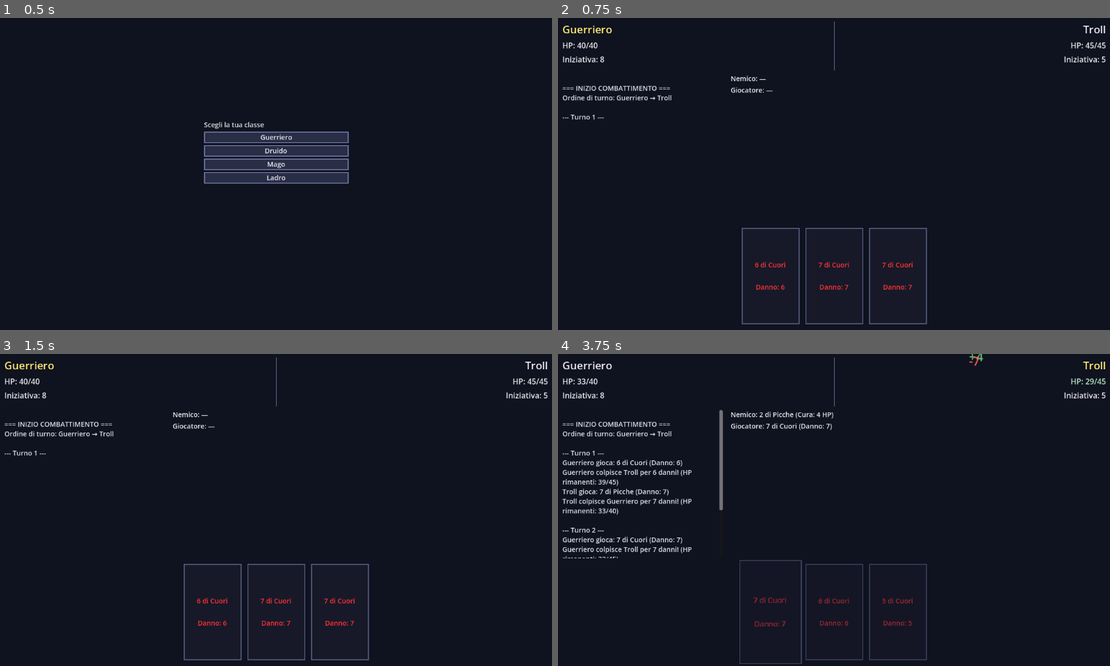
Above: before the commit, frames 1-4 (two rows, left to right).
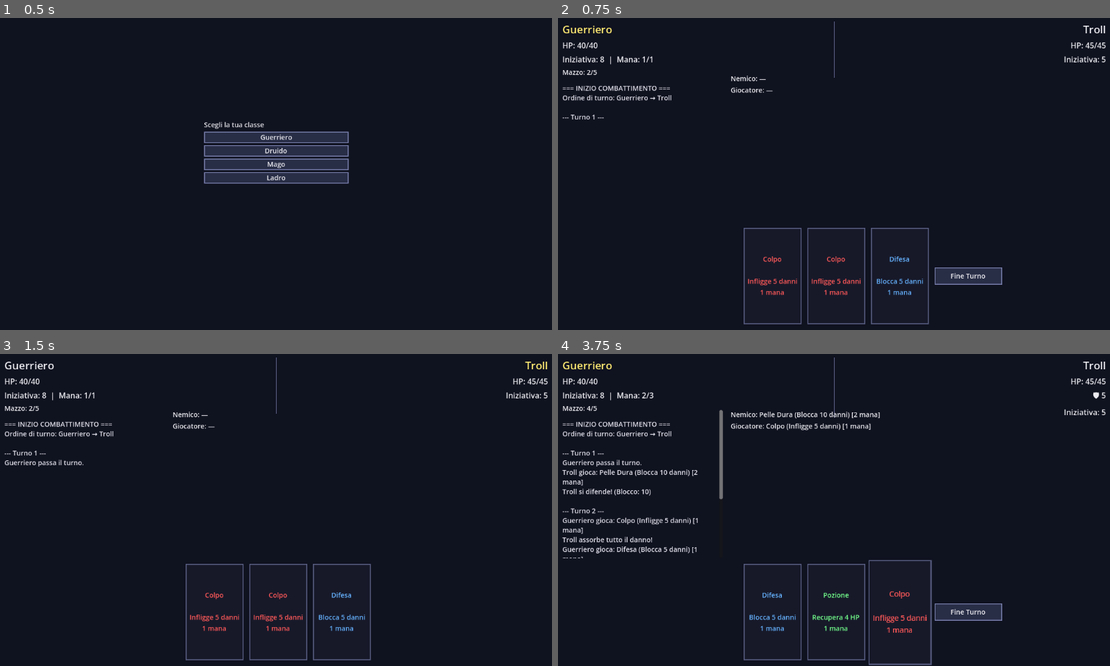
Above: after the commit, the same moments.

Repository: Dreeko1/Card-Game-GD
Game: Godot game, scene res://scenes/main.tscn
Same seed, same stepped clock (60 frames per second), same inputs: the game is played once before the commit and once after it.
Inputs (mouse positions are in pixels of both pictures, inside the frame that each line leads up to):
- Up to frame 1 (0.5 s): no input
- Up to frame 2 (0.75 s): click "Guerriero" at 0.5 s
- Up to frame 3 (1.5 s): click (408, 612) at 1.25 s, where only the run after the commit has a clickable "Fine Turno"
- Up to frame 4 (3.75 s): move the mouse to (773, 612) at 2.02 s; click (773, 612) at 2.17 s; tap Enter at 2.75 s; move the mouse to (834, 612) at 2.77 s; click (834, 612) at 2.92 s; tap Space at 3.5 s; move the mouse to (773, 612) at 3.52 s; click (773, 612) at 3.67 s

Frame 1 is identical in both runs. In frame 2, 2.5% of the frame differs, in the area x 0-81%, y 12-99%; in frame 3, 2.1%; in frame 4, 5.4%, in the area x 0-100%, y 0-100%.

Commit message:
mana system, ui fix, card remake

Diff:
--- a/scenes/main.tscn
+++ b/scenes/main.tscn
@@ -71,6 +71,12 @@
 theme_override_font_sizes/font_size = 16
 text = "HP: —"
 
+[node name="player_block" type="Label" parent="GameUI/StatsBar/PlayerStats" unique_id=333333333]
+visible = false
+layout_mode = 2
+theme_override_font_sizes/font_size = 16
+text = "🛡 0"
+
 [node name="player_initiative" type="Label" parent="GameUI/StatsBar/PlayerStats" unique_id=223508358]
 layout_mode = 2
 theme_override_font_sizes/font_size = 16
@@ -94,6 +100,13 @@
 layout_mode = 2
 theme_override_font_sizes/font_size = 16
 text = "HP: —"
+horizontal_alignment = 2
+
+[node name="enemy_block" type="Label" parent="GameUI/StatsBar/EnemyStats" unique_id=444444444]
+visible = false
+layout_mode = 2
+theme_override_font_sizes/font_size = 16
+text = "🛡 0"
 horizontal_alignment = 2
 
 [node name="enemy_initiative" type="Label" parent="GameUI/StatsBar/EnemyStats" unique_id=667944792]
@@ -135,16 +148,16 @@
 [node name="PlayerHand" type="HBoxContainer" parent="GameUI" unique_id=323598358]
 custom_minimum_size = Vector2(0, 200)
 layout_mode = 0
+anchor_left = 0.33
 anchor_top = 1.0
 anchor_right = 1.0
 anchor_bottom = 1.0
-offset_left = 12.0
+offset_left = 8.0
 offset_top = -212.0
 offset_right = -12.0
 offset_bottom = -12.0
 grow_horizontal = 2
 grow_vertical = 0
-alignment = 1
 theme_override_constants/separation = 12
 
 [node name="GameOverOverlay" type="ColorRect" parent="GameUI" unique_id=434707469]
@@ -153,8 +166,9 @@
 anchors_preset = 15
 anchor_right = 1.0
 anchor_bottom = 1.0
+grow_horizontal = 2
+grow_vertical = 2
 color = Color(0, 0, 0, 0.65)
-mouse_filter = 0
 
 [node name="Panel" type="PanelContainer" parent="GameUI/GameOverOverlay" unique_id=545816580]
 layout_mode = 1
@@ -191,7 +205,6 @@
 [node name="WinnerLabel" type="Label" parent="GameUI/GameOverOverlay/Panel/Margin/VBox" unique_id=989252924]
 layout_mode = 2
 theme_override_font_sizes/font_size = 18
-text = ""
 horizontal_alignment = 1
 autowrap_mode = 2
 
--- a/scripts/card.gd
+++ b/scripts/card.gd
@@ -1,71 +1,41 @@
 class_name Card
 extends RefCounted
 
-enum Suit { CUORI, QUADRI, FIORI, PICCHE }
-
-enum EffectType {
-	NONE,
-	DAMAGE,
+enum Type {
+	ATTACK,
+	BLOCK,
 	HEAL,
 	BUFF,
 	DEBUFF
 }
 
-const SUIT_NAMES := {
-	Suit.CUORI: "Cuori",
-	Suit.QUADRI: "Quadri",
-	Suit.FIORI: "Fiori",
-	Suit.PICCHE: "Picche",
-}
-
-const VALUE_NAMES := {
-	1: "Asso", 11: "Fante", 12: "Regina", 13: "Re"
-}
+enum BuffStat { ATTACK, HEAL }
 
 var card_name: String
+var description: String
+var type: Type
 var value: int
-var suit: Suit
-var effect_type: EffectType = EffectType.NONE
-var effect_value: int = 0
-var effect_stat: String = ""
+var mana_cost: int
+var duration: int = 1
 
 
-func _init(p_value: int, p_suit: Suit) -> void:
+func _init(p_name: String, p_type: Type, p_value: int, p_cost: int) -> void:
+	card_name = p_name
+	type = p_type
 	value = p_value
-	suit = p_suit
-	card_name = "%s di %s" % [_value_label(), SUIT_NAMES[suit]]
-	_assign_effect()
+	mana_cost = p_cost
+	description = _build_description()
 
 
-func _assign_effect() -> void:
-	if value <= 3:
-		effect_type = EffectType.HEAL
-		effect_value = value * 2
-	elif value <= 7:
-		effect_type = EffectType.DAMAGE
-		effect_value = value
-	elif value <= 9:
-		effect_type = EffectType.DEBUFF
-		effect_value = value - 5
-		effect_stat = "initiative"
-	else:
-		effect_type = EffectType.BUFF
-		effect_value = value - 7
-		effect_stat = "initiative"
-
-
-func description() -> String:
-	match effect_type:
-		EffectType.DAMAGE: return "Danno: %d" % effect_value
-		EffectType.HEAL:   return "Cura: %d HP" % effect_value
-		EffectType.BUFF:   return "Buff %s: +%d" % [effect_stat, effect_value]
-		EffectType.DEBUFF: return "Debuff %s: -%d" % [effect_stat, effect_value]
-	return "Nessun effetto"
-
-
-func _value_label() -> String:
-	return VALUE_NAMES.get(value, str(value))
+func _build_description() -> String:
+	match type:
+		Type.ATTACK: return "Infligge %d danni" % value
+		Type.BLOCK:  return "Blocca %d danni" % value
+		Type.HEAL:   return "Recupera %d HP" % value
+		Type.BUFF:   return "+%d danno per 1 turno" % value
+		Type.DEBUFF: return "+%d danno subito per 1 turno" % value
+	return ""
 
 
 func _to_string() -> String:
-	return "%s (%s)" % [card_name, description()]
+	return "%s (%s) [%d mana]" % [card_name, description, mana_cost]
--- a/scripts/card_tile.gd
+++ b/scripts/card_tile.gd
@@ -3,9 +3,6 @@
 signal clicked(card: Card)
 
 @onready var label: Label = $Label
-
-const COLOR_RED   := Color(1.0, 0.2, 0.2)
-const COLOR_WHITE := Color(1.0, 1.0, 1.0)
 
 const HOVER_SCALE    := Vector2(1.08, 1.08)
 const HOVER_DURATION := 0.12
@@ -23,12 +20,20 @@
 
 func setup(p_card: Card) -> void:
 	card = p_card
-	label.text = "%s\n\n%s" % [card.card_name, card.description()]
-	var red_suits := [Card.Suit.CUORI, Card.Suit.QUADRI]
-	var color: Color = COLOR_RED if card.suit in red_suits else COLOR_WHITE
-	label.add_theme_color_override("font_color", color)
+	label.text = "%s\n\n%s\n%d mana" % [card.card_name, card.description, card.mana_cost]
+	label.add_theme_color_override("font_color", _color_for_type(card.type))
 	mouse_filter = Control.MOUSE_FILTER_STOP
 	mouse_default_cursor_shape = Control.CURSOR_POINTING_HAND
+
+
+func _color_for_type(p_type: Card.Type) -> Color:
+	match p_type:
+		Card.Type.ATTACK: return Color(1.0, 0.35, 0.35)
+		Card.Type.BLOCK:  return Color(0.4, 0.7, 1.0)
+		Card.Type.HEAL:   return Color(0.45, 1.0, 0.55)
+		Card.Type.BUFF:   return Color(1.0, 0.92, 0.45)
+		Card.Type.DEBUFF: return Color(0.9, 0.5, 1.0)
+	return Color(1.0, 1.0, 1.0)
 
 
 func set_interactive(value: bool) -> void:
--- a/scripts/character_class.gd
+++ b/scripts/character_class.gd
@@ -39,22 +39,16 @@
 	c.deck_profile = d["deck_profile"]
 	c.deck = _build_deck(c.deck_profile)
 	c.deck.shuffle()
+	c.deck_total = c.deck.remaining()
 	return c
 
-static func _build_deck(profile: String) -> Deck:
+static func _build_deck(_profile: String) -> Deck:
 	var deck := Deck.new()
-	deck.cards.clear()
-	match profile:
-		"tank":
-			_fill(deck, [4,5,6,7,7,8,6,5,4,3], Card.Suit.CUORI)
-		"support":
-			_fill(deck, [1,2,3,8,9,5,6,1,2,9], Card.Suit.QUADRI)
-		"burst":
-			_fill(deck, [6,7,8,9,10,7,8,9,10,6], Card.Suit.FIORI)
-		"agile":
-			_fill(deck, [8,9,10,9,8,5,6,10,9,8], Card.Suit.CUORI)
+	_add(deck, "Colpo",   Card.Type.ATTACK, 5, 1, 2)
+	_add(deck, "Difesa",  Card.Type.BLOCK,  5, 1, 2)
+	_add(deck, "Pozione", Card.Type.HEAL,   4, 1, 1)
 	return deck
 
-static func _fill(deck: Deck, values: Array, suit: Card.Suit) -> void:
-	for v in values:
-		deck.cards.append(Card.new(v, suit))
+static func _add(deck: Deck, p_name: String, p_type: Card.Type, p_value: int, p_cost: int, count: int = 1) -> void:
+	for i in count:
+		deck.cards.append(Card.new(p_name, p_type, p_value, p_cost))
--- a/scripts/combatant.gd
+++ b/scripts/combatant.gd
@@ -6,8 +6,14 @@
 var health: int
 var initiative: int
 var deck: Deck
+var deck_total: int = 0
 var deck_profile: String = ""
 var hand: Array[Card] = []
+var mana: int = 0
+var max_mana: int = 0
+var attack_bonus: int = 0
+var block_buffer: int = 0
+var damage_taken_bonus: int = 0
 
 
 func _init(p_name: String, p_max_health: int, p_initiative: int) -> void:
@@ -38,5 +44,11 @@
 	return card
 
 
+func start_turn(turn_number: int) -> void:
+	max_mana = min(turn_number, 10)
+	mana = max_mana
+	block_buffer = 0
+
+
 func status() -> String:
 	return "%s — HP: %d/%d  |  Iniziativa: %d" % [combatant_name, health, max_health, initiative]
--- a/scripts/deck.gd
+++ b/scripts/deck.gd
@@ -1,23 +1,7 @@
 class_name Deck
 extends RefCounted
 
-# Mazzo da 30 carte: valori 1–10 per 3 semi (Cuori, Quadri, Fiori)
-const VALUES := [1, 2, 3, 4, 5, 6, 7, 8, 9, 10]
-const SUITS  := [Card.Suit.CUORI, Card.Suit.QUADRI, Card.Suit.FIORI]
-
 var cards: Array[Card] = []
-
-
-func _init() -> void:
-	_build()
-
-
-func _build() -> void:
-	cards.clear()
-	for suit in SUITS:
-		for v in VALUES:
-			cards.append(Card.new(v, suit))
-	# 3 semi × 10 valori = 30 carte
 
 
 func shuffle() -> void:
--- a/scripts/enemy_data.gd
+++ b/scripts/enemy_data.gd
@@ -24,18 +24,24 @@
 	c.deck_profile = d["deck_profile"]
 	c.deck = _build_deck(c.deck_profile)
 	c.deck.shuffle()
+	c.deck_total = c.deck.remaining()
 	return c
 
 static func _build_deck(profile: String) -> Deck:
 	var deck := Deck.new()
-	deck.cards.clear()
 	match profile:
 		"goblin":
-			_fill(deck, [4,5,4,6,5,4,7,5,6,4], Card.Suit.PICCHE)
+			_add(deck, "Graffiata", Card.Type.ATTACK, 4, 1, 4)
+			_add(deck, "Morso",     Card.Type.ATTACK, 6, 2, 3)
+			_add(deck, "Urlo",      Card.Type.DEBUFF, 2, 1, 2)
+			_add(deck, "Fuga",      Card.Type.BLOCK,  3, 1, 1)
 		"troll":
-			_fill(deck, [7,8,9,8,7,1,2,9,8,7], Card.Suit.PICCHE)
+			_add(deck, "Mazzata",    Card.Type.ATTACK, 10, 3, 3)
+			_add(deck, "Schianto",   Card.Type.ATTACK,  8, 2, 3)
+			_add(deck, "Pelle Dura", Card.Type.BLOCK,  10, 2, 2)
+			_add(deck, "Ruggito",    Card.Type.DEBUFF,  4, 2, 2)
 	return deck
 
-static func _fill(deck: Deck, values: Array, suit: Card.Suit) -> void:
-	for v in values:
-		deck.cards.append(Card.new(v, suit))
+static func _add(deck: Deck, p_name: String, p_type: Card.Type, p_value: int, p_cost: int, count: int = 1) -> void:
+	for i in count:
+		deck.cards.append(Card.new(p_name, p_type, p_value, p_cost))
--- a/scripts/game_manager.gd
+++ b/scripts/game_manager.gd
@@ -94,12 +94,14 @@
 	if current_state != State.PLAYING:
 		return
 	if index >= turn_order.size():
+		_end_turn()
 		_begin_turn()
 		return
 	var combatant: Combatant = turn_order[index]
 	if not combatant.is_alive():
 		_process_combatant(index + 1)
 		return
+	combatant.start_turn(current_turn)
 	_ensure_hand(combatant)
 	if combatant.hand.is_empty():
 		_process_combatant(index + 1)
@@ -117,15 +119,44 @@
 		_resolve_card_play(combatant, card, index)
 
 
+func skip_player_turn() -> void:
+	if current_state != State.PLAYING:
+		return
+	combat_log.emit("%s passa il turno." % player.combatant_name)
+	_finish_player_turn()
+
+
 func play_player_card(card: Card) -> void:
 	if current_state != State.PLAYING:
 		return
 	if player == null or not player.hand.has(card):
 		return
-	var index: int = turn_order.find(player)
-	if index == -1:
-		return
-	_resolve_card_play(player, card, index)
+	if player.mana < card.mana_cost:
+		combat_log.emit("Mana insufficiente per %s! (%d/%d mana)" % [card.card_name, player.mana, card.mana_cost])
+		player_turn_started.emit()
+		return
+	player.hand.erase(card)
+	combat_log.emit("%s gioca: %s" % [player.combatant_name, str(card)])
+	card_played.emit(player, card)
+	_apply_card(player, enemy, card)
+	if current_state != State.PLAYING:
+		return
+	_ensure_hand(player)
+	if _player_has_playable_card():
+		player_turn_started.emit()
+	else:
+		_finish_player_turn()
+
+
+func _player_has_playable_card() -> bool:
+	for card in player.hand:
+		if player.mana >= card.mana_cost:
+			return true
+	return false
+
+
+func _finish_player_turn() -> void:
+	_process_combatant(turn_order.find(player) + 1)
 
 
 func _resolve_card_play(combatant: Combatant, card: Card, index: int) -> void:
@@ -162,34 +193,52 @@
 
 func _cpu_choose_card(combatant: Combatant) -> Card:
 	var hp_percent: float = float(combatant.health) / float(combatant.max_health)
-	if combatant.combatant_name == "Troll" and hp_percent < 0.4:
+	if hp_percent < 0.4:
 		for card in combatant.hand:
-			if card.effect_type == Card.EffectType.HEAL or card.effect_type == Card.EffectType.BUFF:
+			if card.type == Card.Type.HEAL or card.type == Card.Type.BLOCK:
 				return card
 	var best: Card = combatant.hand[0]
 	for card in combatant.hand:
-		if card.effect_type == Card.EffectType.DAMAGE and card.effect_value > best.effect_value:
+		if card.type == Card.Type.ATTACK and card.value > best.value:
 			best = card
 	return best
 
 
 func _apply_card(user: Combatant, target: Combatant, card: Card) -> void:
-	match card.effect_type:
-		Card.EffectType.DAMAGE:
-			apply_damage(user, target, card.effect_value)
-		Card.EffectType.HEAL:
+	user.mana -= card.mana_cost
+	match card.type:
+		Card.Type.ATTACK:
+			var total_damage: int = card.value + user.attack_bonus
+			var absorbed: int = target.block_buffer
+			var final_damage: int = max(0, total_damage - absorbed)
+			target.block_buffer = max(0, absorbed - total_damage)
+			if final_damage > 0:
+				apply_damage(user, target, final_damage)
+			else:
+				combat_log.emit("%s assorbe tutto il danno!" % target.combatant_name)
+		Card.Type.BLOCK:
+			user.block_buffer += card.value
+			combat_log.emit("%s si difende! (Blocco: %d)" % [user.combatant_name, user.block_buffer])
+		Card.Type.HEAL:
 			var before: int = user.health
-			user.heal(card.effect_value)
+			user.heal(card.value)
 			var actual: int = user.health - before
 			if actual > 0:
 				healed.emit(user, actual)
-			combat_log.emit("%s si cura di %d HP (HP: %d/%d)" % [user.combatant_name, card.effect_value, user.health, user.max_health])
-		Card.EffectType.BUFF:
-			user.initiative += card.effect_value
-			combat_log.emit("%s ottiene +%d iniziativa" % [user.combatant_name, card.effect_value])
-		Card.EffectType.DEBUFF:
-			target.initiative = max(1, target.initiative - card.effect_value)
-			combat_log.emit("%s perde %d iniziativa" % [target.combatant_name, card.effect_value])
+			combat_log.emit("%s si cura di %d HP! (HP: %d/%d)" % [user.combatant_name, card.value, user.health, user.max_health])
+		Card.Type.BUFF:
+			user.attack_bonus += card.value
+			combat_log.emit("%s potenzia l'attacco di +%d per 1 turno!" % [user.combatant_name, card.value])
+		Card.Type.DEBUFF:
+			target.damage_taken_bonus += card.value
+			combat_log.emit("%s indebolisce %s di %d!" % [user.combatant_name, target.combatant_name, card.value])
+
+
+func _end_turn() -> void:
+	player.attack_bonus = 0
+	player.damage_taken_bonus = 0
+	enemy.attack_bonus = 0
+	enemy.damage_taken_bonus = 0
 
 
 func get_first_attacker() -> Combatant:
--- a/scripts/main.gd
+++ b/scripts/main.gd
@@ -8,9 +8,11 @@
 @onready var enemy_stats_panel: VBoxContainer = $GameUI/StatsBar/EnemyStats
 @onready var player_name_label: Label = $GameUI/StatsBar/PlayerStats/player_name
 @onready var player_hp_label: Label = $GameUI/StatsBar/PlayerStats/player_hp
+@onready var player_block_label: Label = $GameUI/StatsBar/PlayerStats/player_block
 @onready var player_initiative_label: Label = $GameUI/StatsBar/PlayerStats/player_initiative
 @onready var enemy_name_label: Label = $GameUI/StatsBar/EnemyStats/enemy_name
 @onready var enemy_hp_label: Label = $GameUI/StatsBar/EnemyStats/enemy_hp
+@onready var enemy_block_label: Label = $GameUI/StatsBar/EnemyStats/enemy_block
 @onready var enemy_initiative_label: Label = $GameUI/StatsBar/EnemyStats/enemy_initiative
 @onready var combat_log_text: RichTextLabel = $GameUI/MainArea/CombatLog
 @onready var enemy_card_played: Label = $GameUI/MainArea/Board/EnemyCardPlayed
@@ -21,6 +23,9 @@
 @onready var winner_label: Label = $GameUI/GameOverOverlay/Panel/Margin/VBox/WinnerLabel
 @onready var restart_button: Button = $GameUI/GameOverOverlay/Panel/Margin/VBox/RestartButton
 
+var end_turn_button: Button
+var player_deck_label: Label
+
 const FLASH_DURATION := 0.35
 const FLOAT_DURATION := 0.9
 const FLOAT_DISTANCE := 50.0
@@ -38,11 +43,25 @@
 	GameManager.turn_started.connect(_on_turn_started)
 	GameManager.damage_dealt.connect(_on_damage_dealt)
 	GameManager.healed.connect(_on_healed)
+	GameManager.card_drawn.connect(_on_card_drawn)
 	$ClassSelection/Button_Guerriero.pressed.connect(_select_class.bind(CharacterClass.Type.GUERRIERO))
 	$ClassSelection/Button_Druido.pressed.connect(_select_class.bind(CharacterClass.Type.DRUIDO))
 	$ClassSelection/Button_Mago.pressed.connect(_select_class.bind(CharacterClass.Type.MAGO))
 	$ClassSelection/Button_Ladro.pressed.connect(_select_class.bind(CharacterClass.Type.LADRO))
 	restart_button.pressed.connect(_on_restart_pressed)
+	_create_end_turn_button()
+	player_deck_label = Label.new()
+	player_stats_panel.add_child(player_deck_label)
+
+
+func _create_end_turn_button() -> void:
+	end_turn_button = Button.new()
+	end_turn_button.text = "Fine Turno"
+	end_turn_button.visible = false
+	end_turn_button.custom_minimum_size = Vector2(140, 36)
+	end_turn_button.size_flags_vertical = Control.SIZE_SHRINK_CENTER
+	player_hand_container.add_child(end_turn_button)
+	end_turn_button.pressed.connect(_on_end_turn_pressed)
 
 
 func _on_restart_pressed() -> void:
@@ -68,6 +87,7 @@
 	player_card_played.text = "Giocatore: —"
 	player_name_label.remove_theme_color_override("font_color")
 	enemy_name_label.remove_theme_color_override("font_color")
+	end_turn_button.visible = false
 
 
 func _update_stats() -> void:
@@ -77,9 +97,14 @@
 	var e := GameManager.enemy
 	player_name_label.text = p.combatant_name
 	player_hp_label.text = "HP: %d/%d" % [p.health, p.max_health]
-	player_initiative_label.text = "Iniziativa: %d" % p.initiative
+	player_block_label.text = "🛡 %d" % p.block_buffer
+	player_block_label.visible = p.block_buffer > 0
+	player_initiative_label.text = "Iniziativa: %d  |  Mana: %d/%d" % [p.initiative, p.mana, p.max_mana]
+	player_deck_label.text = "Mazzo: %d/%d" % [p.deck.remaining(), p.deck_total]
 	enemy_name_label.text = e.combatant_name
 	enemy_hp_label.text = "HP: %d/%d" % [e.health, e.max_health]
+	enemy_block_label.text = "🛡 %d" % e.block_buffer
+	enemy_block_label.visible = e.block_buffer > 0
 	enemy_initiative_label.text = "Iniziativa: %d" % e.initiative
 
 
@@ -96,6 +121,7 @@
 
 
 func _on_turn_started(combatant: Combatant) -> void:
+	_update_stats()
 	var is_player_turn: bool = GameManager.player != null and combatant == GameManager.player
 	player_name_label.add_theme_color_override(
 		"font_color",
@@ -127,6 +153,11 @@
 		_flash_label(hp_label, COLOR_HEAL)
 	if panel:
 		_spawn_floating_text(panel, "+%d" % amount, COLOR_HEAL)
+
+
+func _on_card_drawn(who: Combatant, _card: Card) -> void:
+	if GameManager.player != null and who == GameManager.player:
+		_update_stats()
 
 
 func _hp_label_for(combatant: Combatant) -> Label:
@@ -169,33 +200,42 @@
 
 func _on_player_turn_started() -> void:
 	_refresh_player_hand()
+	end_turn_button.visible = true
 
 
 func _refresh_player_hand() -> void:
 	_clear_player_hand()
 	if GameManager.player == null:
 		return
+	var mana: int = GameManager.player.mana
 	for c in GameManager.player.hand:
 		var tile: Panel = CardTileScene.instantiate()
 		player_hand_container.add_child(tile)
 		tile.setup(c)
 		tile.clicked.connect(_on_card_tile_clicked)
+		if c.mana_cost > mana:
+			tile.set_interactive(false)
+	player_hand_container.move_child(end_turn_button, -1)
 
 
 func _clear_player_hand() -> void:
 	for child in player_hand_container.get_children():
-		child.queue_free()
+		if child != end_turn_button:
+			child.queue_free()
 
 
 func _on_card_tile_clicked(card: Card) -> void:
-	# Disabilita le tile per evitare doppio click in attesa della risoluzione
-	for child in player_hand_container.get_children():
-		if child.has_method("set_interactive"):
-			child.set_interactive(false)
+	end_turn_button.visible = false
 	GameManager.play_player_card(card)
 
 
+func _on_end_turn_pressed() -> void:
+	end_turn_button.visible = false
+	GameManager.skip_player_turn()
+
+
 func _on_combat_ended(winner: Combatant) -> void:
+	end_turn_button.visible = false
 	combat_log_text.append_text("\n🏆 Vince %s!" % winner.combatant_name)
 	_clear_player_hand()
 	_show_game_over(winner)
--- a/themes/pixel_theme.tres
+++ b/themes/pixel_theme.tres
@@ -1,17 +1,4 @@
-[gd_resource type="Theme" load_steps=6 format=3]
-
-[sub_resource type="StyleBoxFlat" id="StyleBoxFlat_panel"]
-bg_color = Color(0.09, 0.1, 0.16, 1)
-border_width_left = 2
-border_width_top = 2
-border_width_right = 2
-border_width_bottom = 2
-border_color = Color(0.34, 0.36, 0.5, 1)
-corner_radius_top_left = 0
-corner_radius_top_right = 0
-corner_radius_bottom_right = 0
-corner_radius_bottom_left = 0
-anti_aliasing = false
+[gd_resource type="Theme" format=3 uid="uid://sykcxfh5m3pc"]
 
 [sub_resource type="StyleBoxFlat" id="StyleBoxFlat_btn_normal"]
 bg_color = Color(0.16, 0.18, 0.28, 1)
@@ -20,10 +7,6 @@
 border_width_right = 2
 border_width_bottom = 2
 border_color = Color(0.45, 0.48, 0.65, 1)
-corner_radius_top_left = 0
-corner_radius_top_right = 0
-corner_radius_bottom_right = 0
-corner_radius_bottom_left = 0
 anti_aliasing = false
 
 [sub_resource type="StyleBoxFlat" id="StyleBoxFlat_btn_hover"]
@@ -33,10 +16,6 @@
 border_width_right = 2
 border_width_bottom = 2
 border_color = Color(0.78, 0.72, 0.4, 1)
-corner_radius_top_left = 0
-corner_radius_top_right = 0
-corner_radius_bottom_right = 0
-corner_radius_bottom_left = 0
 anti_aliasing = false
 
 [sub_resource type="StyleBoxFlat" id="StyleBoxFlat_btn_pressed"]
@@ -46,10 +25,15 @@
 border_width_right = 2
 border_width_bottom = 2
 border_color = Color(0.45, 0.48, 0.65, 1)
-corner_radius_top_left = 0
-corner_radius_top_right = 0
-corner_radius_bottom_right = 0
-corner_radius_bottom_left = 0
+anti_aliasing = false
+
+[sub_resource type="StyleBoxFlat" id="StyleBoxFlat_panel"]
+bg_color = Color(0.09, 0.1, 0.16, 1)
+border_width_left = 2
+border_width_top = 2
+border_width_right = 2
+border_width_bottom = 2
+border_color = Color(0.34, 0.36, 0.5, 1)
 anti_aliasing = false
 
 [sub_resource type="StyleBoxLine" id="StyleBoxLine_separator"]
@@ -62,10 +46,10 @@
 Button/colors/font_color = Color(0.92, 0.92, 0.94, 1)
 Button/colors/font_hover_color = Color(1, 0.92, 0.55, 1)
 Button/colors/font_pressed_color = Color(0.7, 0.7, 0.78, 1)
+Button/styles/focus = SubResource("StyleBoxFlat_btn_normal")
+Button/styles/hover = SubResource("StyleBoxFlat_btn_hover")
 Button/styles/normal = SubResource("StyleBoxFlat_btn_normal")
-Button/styles/hover = SubResource("StyleBoxFlat_btn_hover")
 Button/styles/pressed = SubResource("StyleBoxFlat_btn_pressed")
-Button/styles/focus = SubResource("StyleBoxFlat_btn_normal")
 Label/colors/font_color = Color(0.92, 0.92, 0.94, 1)
 Panel/styles/panel = SubResource("StyleBoxFlat_panel")
 PanelContainer/styles/panel = SubResource("StyleBoxFlat_panel")
